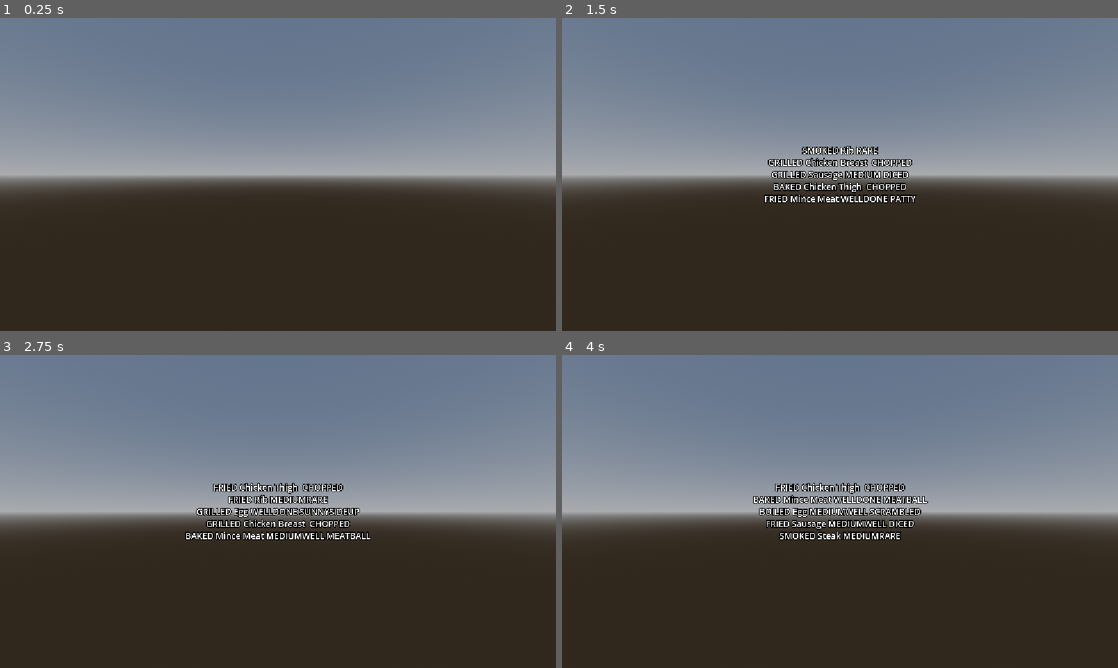
Above: before the commit, frames 1-4 (two rows, left to right).
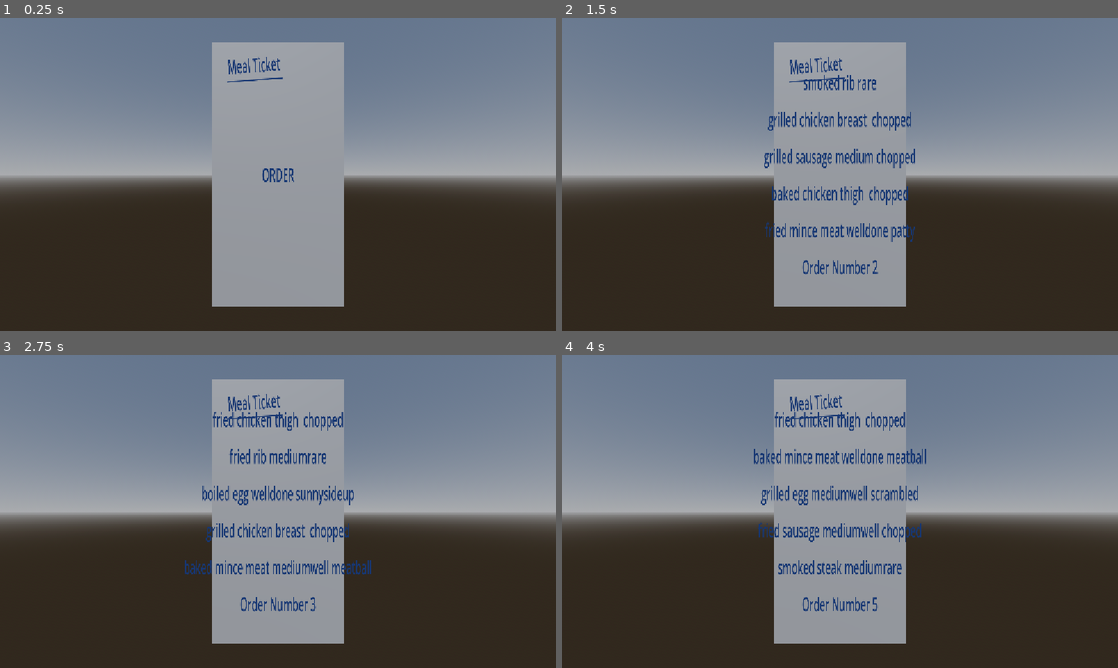
Above: after the commit, the same moments.

Repository: Surresteel/godot_gmtk_jam_july_2026
Game: Godot game, scene res://ticketsystem/scenes/ticket.tscn
Two runs of this game, one before a commit and one after it. Both use one fixed random seed, a clock stepped at 60 frames per second and the inputs below.
Inputs (mouse positions are in pixels of both pictures, inside the frame that each line leads up to):
- Up to frame 1 (0.25 s): no input
- Up to frame 2 (1.5 s): tap Enter at 0.5 s; move the mouse to (962, 158) at 0.52 s; click (962, 158) at 0.67 s; tap Space at 1.25 s; move the mouse to (728, 190) at 1.27 s; click (728, 190) at 1.42 s
- Up to frame 3 (2.75 s): tap Enter at 2 s; move the mouse to (333, 442) at 2.02 s; click (333, 442) at 2.17 s
- Up to frame 4 (4 s): tap Space at 2.75 s; move the mouse to (812, 574) at 2.77 s; click (812, 574) at 2.92 s; tap Enter at 3.5 s; move the mouse to (1006, 558) at 3.52 s; click (1006, 558) at 3.67 s

The runs differ from the first frame. In frame 1, 17% of the frame differs, in the area x 38-62%, y 7-93%; in frame 2, 18%; in frame 3, 19%, in the area x 33-67%, y 7-93%; in frame 4, 19%.

Commit message:
add ticket order number

Diff:
--- a/ticketsystem/resources/egg.tres
+++ b/ticketsystem/resources/egg.tres
@@ -5,7 +5,7 @@
 [resource]
 script = ExtResource("1_ycmdq")
 name = "Egg"
-cook = Array[int]([0, 1, 2, 3, 4, 5, 6])
+cook = Array[int]([0, 1, 2, 3, 4, 5])
 doneness = Array[int]([3, 4, 5])
 prep = Array[int]([6, 9])
 metadata/_custom_type_script = "uid://br2b1npw4bnqg"
--- a/ticketsystem/resources/sausage.tres
+++ b/ticketsystem/resources/sausage.tres
@@ -7,5 +7,5 @@
 name = "Sausage"
 cook = Array[int]([1, 2, 6])
 doneness = Array[int]([3, 4, 5])
-prep = Array[int]([2, 0])
+prep = Array[int]([2])
 metadata/_custom_type_script = "uid://br2b1npw4bnqg"
--- a/ticketsystem/scenes/ticket.tscn
+++ b/ticketsystem/scenes/ticket.tscn
@@ -22,6 +22,12 @@
 sky = SubResource("Sky_nroaw")
 glow_enabled = true
 
+[sub_resource type="SystemFont" id="SystemFont_8qkwd"]
+font_names = PackedStringArray("Reenie Beanie")
+
+[sub_resource type="PlaneMesh" id="PlaneMesh_qtq1x"]
+size = Vector2(0.75, 1.5)
+
 [node name="Node3D" type="Node3D" unique_id=1322980451]
 script = ExtResource("1_fgxps")
 ingredient_amount = 5
@@ -34,8 +40,43 @@
 transform = Transform3D(-0.8660254, -0.43301278, 0.25, 0, 0.49999997, 0.86602545, -0.50000006, 0.75, -0.43301266, 0, 0, 0)
 shadow_enabled = true
 
-[node name="Label3D" type="Label3D" parent="." unique_id=221562286]
+[node name="Order" type="Label3D" parent="." unique_id=221562286]
+transform = Transform3D(-1, 0, -1.509958e-07, 0, 2, 0, 1.509958e-07, 0, -1, 0, 0, -0.001)
+pixel_size = 0.001
+shaded = true
+double_sided = false
+alpha_antialiasing_mode = 2
+alpha_antialiasing_edge = 1.0
+texture_filter = 5
+modulate = Color(0.051515624, 0.20162857, 0.41013086, 1)
+outline_modulate = Color(0.21284258, 1.3476611e-05, 0.8651929, 1)
+text = "ORDER"
+font = SubResource("SystemFont_8qkwd")
+font_size = 54
+outline_size = 0
+line_spacing = 30.245
+
+[node name="Title" type="Label3D" parent="." unique_id=75580497]
+transform = Transform3D(-0.9974188, 0.14360596, -1.5060606e-07, 0.07180298, 1.9948376, 1.0841949e-08, 1.509958e-07, 0, -1, 0.13479675, 0.6037253, -0.001)
+pixel_size = 0.001
+shaded = true
+double_sided = false
+alpha_antialiasing_mode = 2
+alpha_antialiasing_edge = 1.0
+texture_filter = 5
+modulate = Color(0.051515624, 0.20162857, 0.41013086, 1)
+outline_modulate = Color(0.21284258, 1.3476611e-05, 0.8651929, 1)
+text = "Meal Ticket
+______________"
+font = SubResource("SystemFont_8qkwd")
+font_size = 54
+outline_size = 0
+line_spacing = -58.41
 
 [node name="Camera3D" type="Camera3D" parent="." unique_id=584084956]
-transform = Transform3D(1, 0, 0, 0, 1, 0, 0, 0, 1, 0, 0, 3.794801)
+transform = Transform3D(-1, 0, 8.742278e-08, 0, 1, 0, -8.742278e-08, 0, -1, 0, 0, -1.1525223)
 current = true
+
+[node name="MeshInstance3D" type="MeshInstance3D" parent="." unique_id=1602496689]
+transform = Transform3D(-1, -8.742278e-08, 3.821371e-15, 0, -4.371139e-08, -1, 8.742278e-08, -1, 4.371139e-08, 0, 0, 0)
+mesh = SubResource("PlaneMesh_qtq1x")
--- a/ticketsystem/scripts/ticketgenerator.gd
+++ b/ticketsystem/scripts/ticketgenerator.gd
@@ -1,10 +1,11 @@
 extends Node3D
 
-@onready var label: Label3D = $Label3D
+@onready var label: Label3D = $Order
 @export var ingredient_amount: int
 @export var ingredient_list: Array[ingredient]
 
 var ingredient_list_ready: Array[ingredient]
+var order_number: int = 1
 
 func add_ingredient(arr: Array[ingredient]) -> bool:
 	assert(not arr.is_empty())
@@ -30,6 +31,8 @@
 		return
 
 	label.text = ""
+
+
 	for i in ingredient_list_ready:
 		var cook_value = "" if i.cook.is_empty() \
 				else i.COOK.find_key(i.cook.pick_random())
@@ -38,9 +41,13 @@
 		var prep_value = "" if i.prep.is_empty() \
 				else i.PREP.find_key(i.prep.pick_random())
 
-		label.text += cook_value + " " \
+		label.text += (cook_value + " " \
 		+ i.name + " " + doneness_value \
-		+ " " + prep_value + "\n"
+		+ " " + prep_value + "\n").to_lower()
+
+	label.text += "\n" + "\n" + "Order Number" \
+	+ " " + str(order_number)
+	order_number += 1
 
 	return
 
